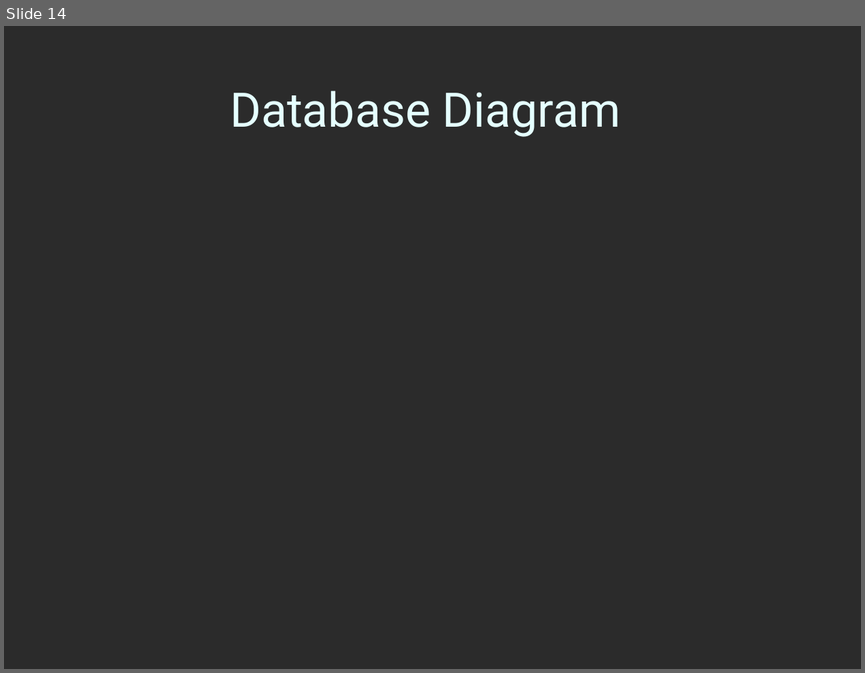
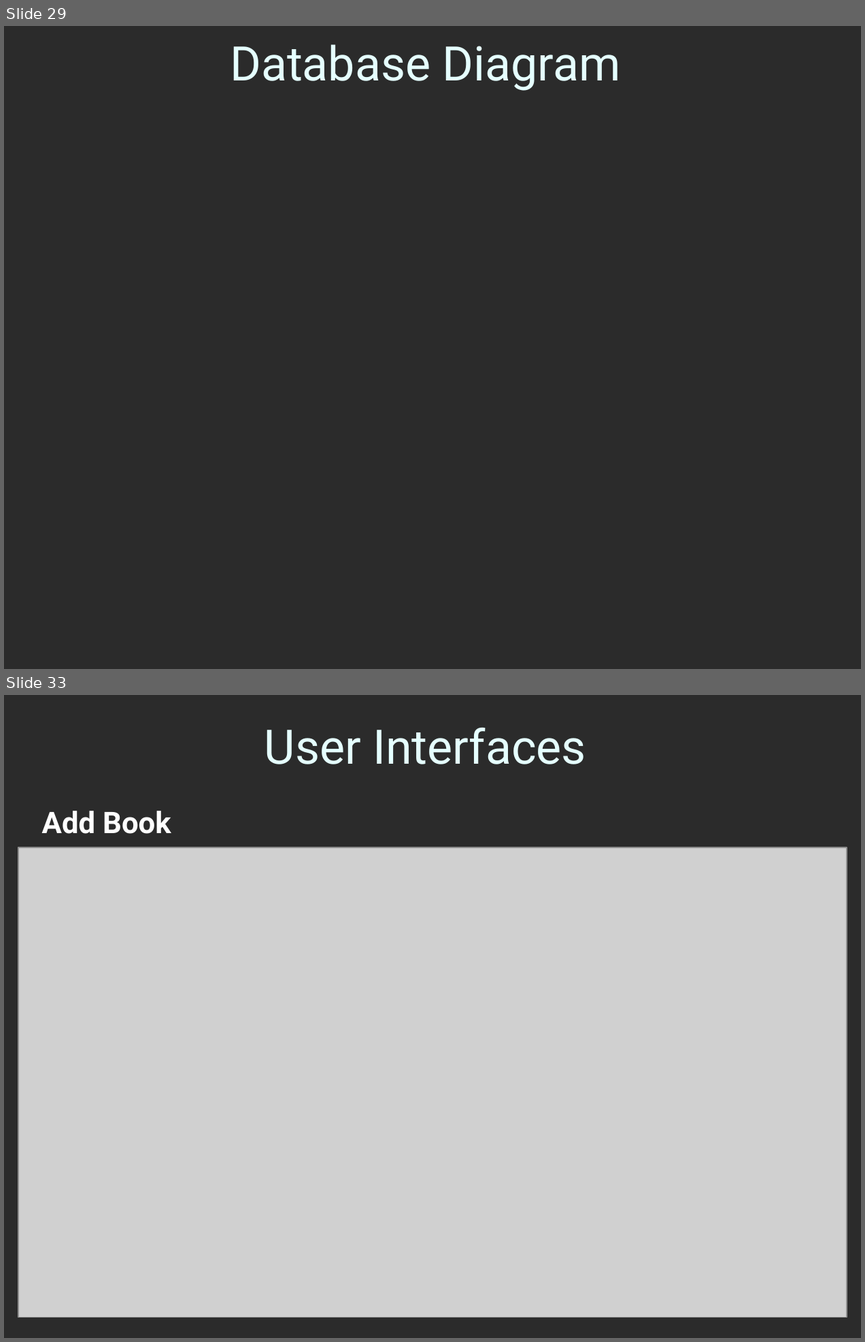
Before and after one commit to AzamWahid/LibraryInfoSystem, a slide deck: FinalDeliverables/3-SamplePresentation.ppt. Shown one above the other, each under a label of ours: slide 14 before the commit, slides 29 and 33 after it; the slides between them are not shown. The pictures are 865x673 and 865x1342 pixels, drawn with LibreOffice and Linux fonts; fonts in the diff are those of the drawing; grey boxes stand for pictures; background and template pictures are left out; a plain dark background stands for a picture behind light text. Boxes give left, top, right and bottom in pixels: in the first picture for what was removed or moved away, otherwise in the second. Text is boxed around its words. In the diff, an @@ line names an element or a change of style, - is before the commit and + after.

```diff
--- a/FinalDeliverables/3-SamplePresentation.ppt
+++ b/FinalDeliverables/3-SamplePresentation.ppt
@@ slide 33 added at (4,695,861,1338), background picture (left out) @@
@@ title added at (264,728,586,764), 40 pt, text #E5FFFF @@
+User Interfaces
@@ text added at (42,811,171,834), 25 pt, text #FFFFFF, bold @@
+Add Book
@@ picture added at (18,847,847,1317) @@
@@ what was slide 14 is now slide 29 @@
@@ slide 29 changed as well @@
@@ title "Database Diagram": place and size @@
-title "Database Diagram" at (230,91,621,137)
+title "Database Diagram" at (230,44,621,91)
```
Also in this commit, not shown: 2 other slides changed, 31 other slides added, 12 slides removed, 9 other files.
